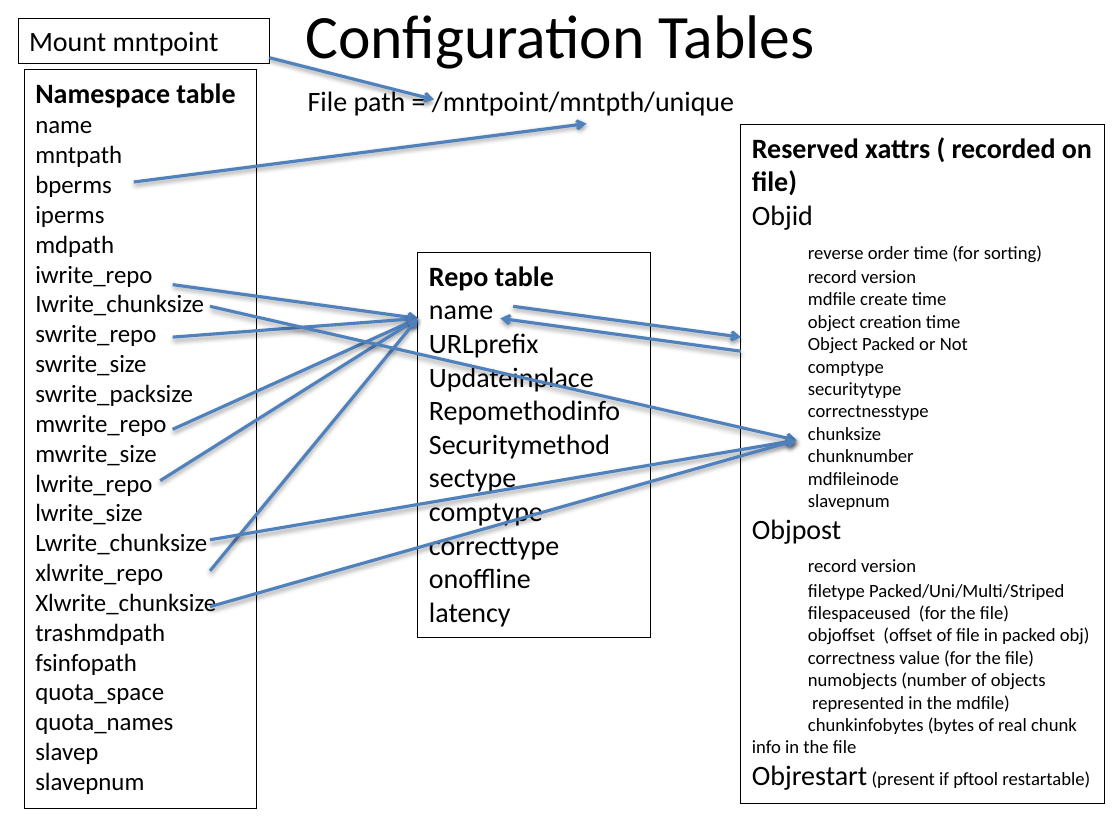
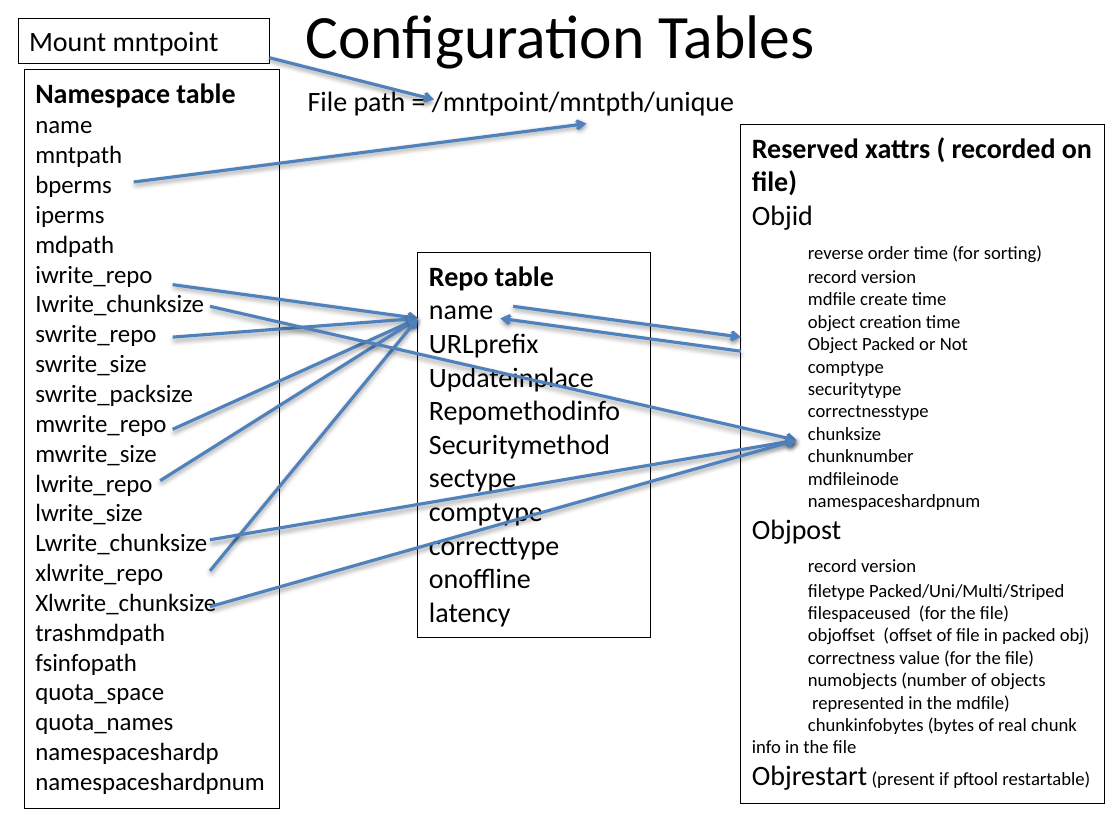
Before and after one commit to mar-file-system/marfs, a slide deck: slide 8 of Documentation/MarFS.pptx. Drawn at 1120x840 pixels with LibreOffice and Linux fonts; fonts in the diff are those of the drawing. Boxes give left, top, right and bottom in pixels: in the first picture for what was removed or moved away, otherwise in the second. Text is boxed around its words. In the diff, an @@ line names an element or a change of style, - is before the commit and + after.

Commit message:
Changed slave to namespaceshard. Continuining to reorganize docx file...

```diff
--- a/Documentation/MarFS.pptx
+++ b/Documentation/MarFS.pptx
@@ rectangle "Namespace table": place and size @@
-rectangle "Namespace table" at <box>25,69,258,809</box>
+rectangle "Namespace table" at <box>25,69,280,809</box>
@@ text in rectangle at <box>808,494,980,510</box>: text changed @@
-slavepnum
+namespaceshardpnum
@@ text in rectangle at <box>35,742,264,794</box>: text changed @@
-slavep
-slavepnum
+namespaceshardp
+namespaceshardpnum
```
Also in this commit, not shown: 1 other slide changed, 1 other file.
